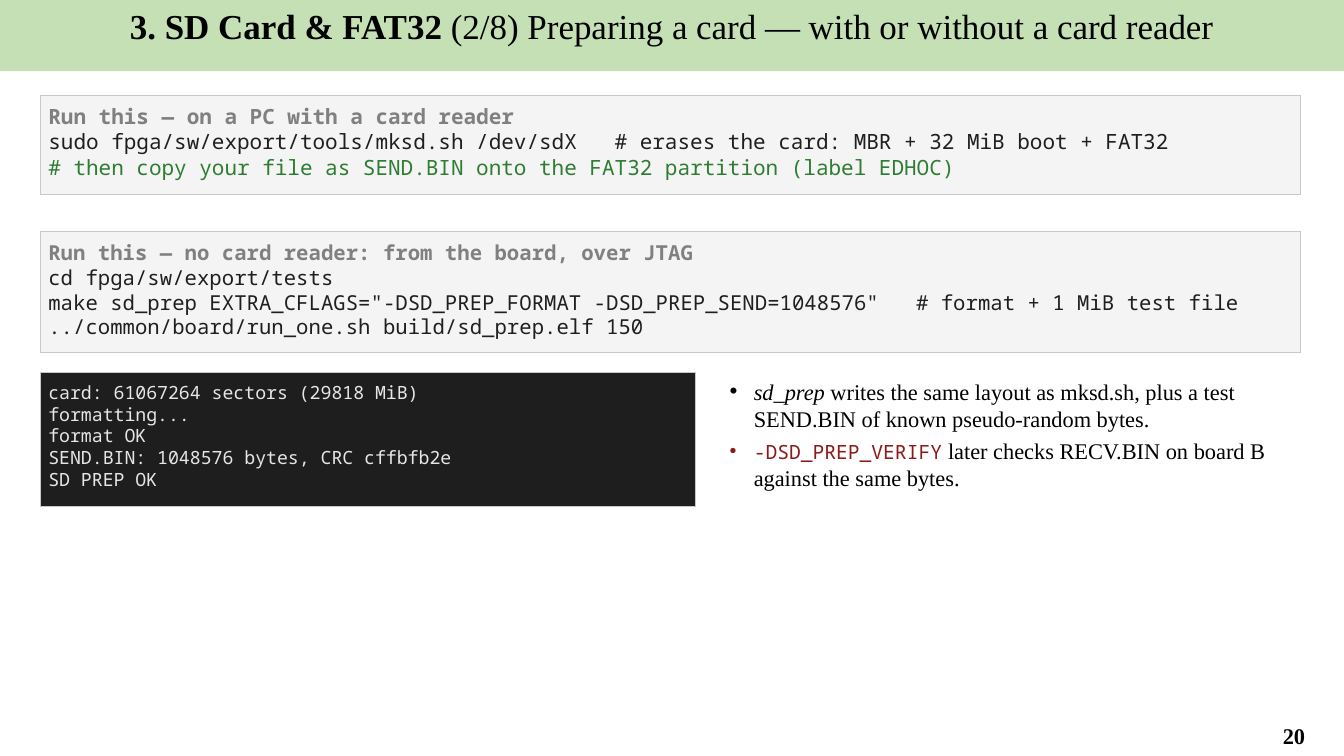
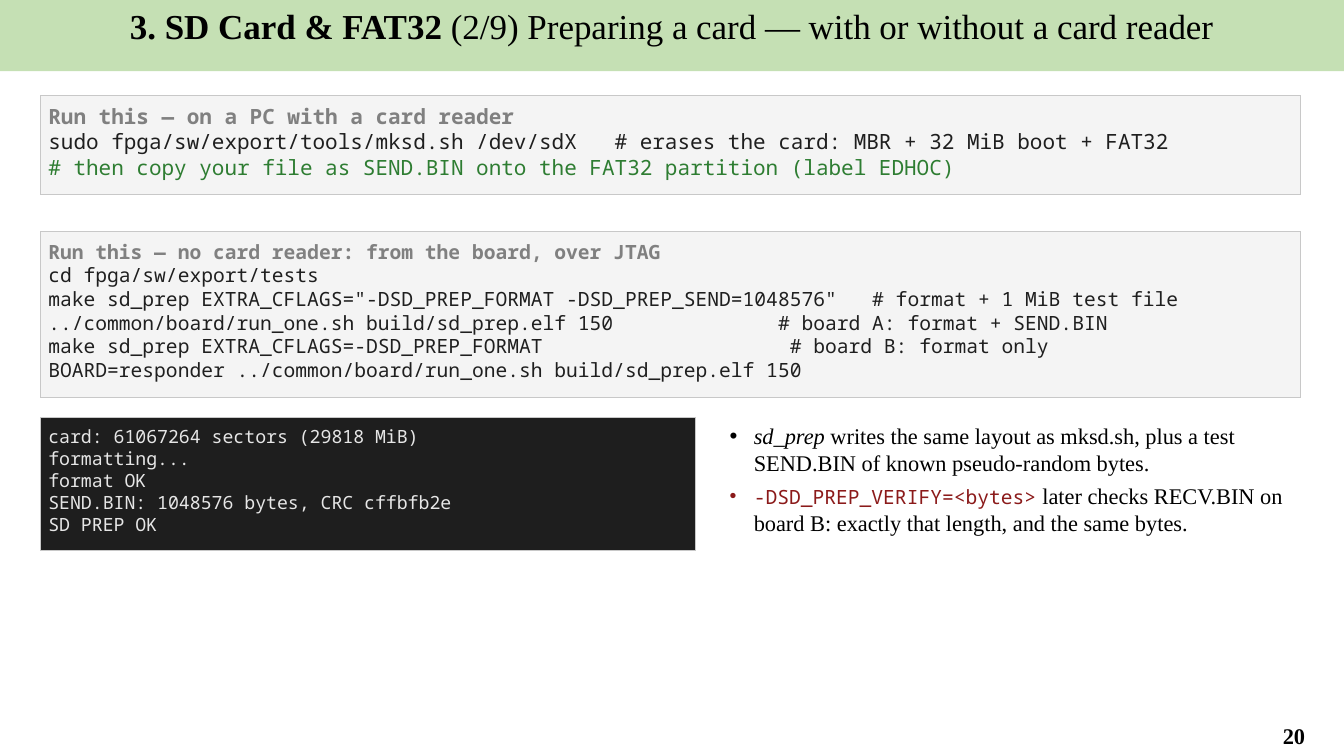
Before and after one commit to Khaiduy/chipyard-edhoc, a slide deck: slide 20 of fpga/sw/export/docs/slides/05_Secure_file_transfer_and_results.pptx. Drawn at 1344x756 pixels with LibreOffice and Linux fonts; fonts in the diff are those of the drawing. Boxes give left, top, right and bottom in pixels: in the first picture for what was removed or moved away, otherwise in the second. Text is boxed around its words. In the diff, an @@ line names an element or a change of style, - is before the commit and + after.

Commit message:
fix: length-checked SD verify, whole-run stack line; slide review fixes

```diff
--- a/fpga/sw/export/docs/slides/05_Secure_file_transfer_and_results.pptx
+++ b/fpga/sw/export/docs/slides/05_Secure_file_transfer_and_results.pptx
@@ text in rectangle at box(130, 14, 1213, 47): text changed @@
-3. SD Card & FAT32 (2/8) Preparing a card — with or without a card reader
+3. SD Card & FAT32 (2/9) Preparing a card — with or without a card reader
@@ rectangle "Run this — no card ...": place and size @@
-rectangle "Run this — no card ..." at box(40, 232, 1301, 353)
+rectangle "Run this — no card ..." at box(40, 232, 1301, 397)
@@ text in rectangle at box(48, 244, 1178, 311): size 14.8 to 14 pt in "Run this — no card reader: from ...", "cd fpga/sw/export/tests", "make sd_prep EXTRA_CFLAGS="-DSD_PREP_FORMAT -DSD_PREP_SEND=1 ..." @@
@@ text in rectangle at box(48, 315, 1107, 382): text changed; size 14.8 to 14 pt @@
-../common/board/run_one.sh build/sd_prep.elf 150
+../common/board/run_one.sh build/sd_prep.elf 150 # board A: format + SEND.BIN
+make sd_prep EXTRA_CFLAGS=-DSD_PREP_FORMAT # board B: format only
+BOARD=responder ../common/board/run_one.sh build/sd_prep.elf 150
@@ rectangle "card: 61067264 sectors (29818 MiB)": place and size @@
-rectangle "card: 61067264 sectors (29818 MiB)" at box(40, 373, 696, 506)
+rectangle "card: 61067264 sectors (29818 MiB)" at box(40, 417, 696, 551)
@@ text "sd_prep writes the same layout ...": place and size @@
-text "sd_prep writes the same layout ..." at box(754, 384, 1265, 491)
+text "sd_prep writes the same layout ..." at box(754, 428, 1282, 536)
@@ text at box(754, 488, 1282, 536): text changed @@
-• -DSD_PREP_VERIFY later checks RECV.BIN on board B against the same bytes.
+• -DSD_PREP_VERIFY=<bytes> later checks RECV.BIN on board B: exactly that length, and the same bytes.
```
Also in this commit, not shown: 18 other slides changed, 1 slide added, 13 other files.
